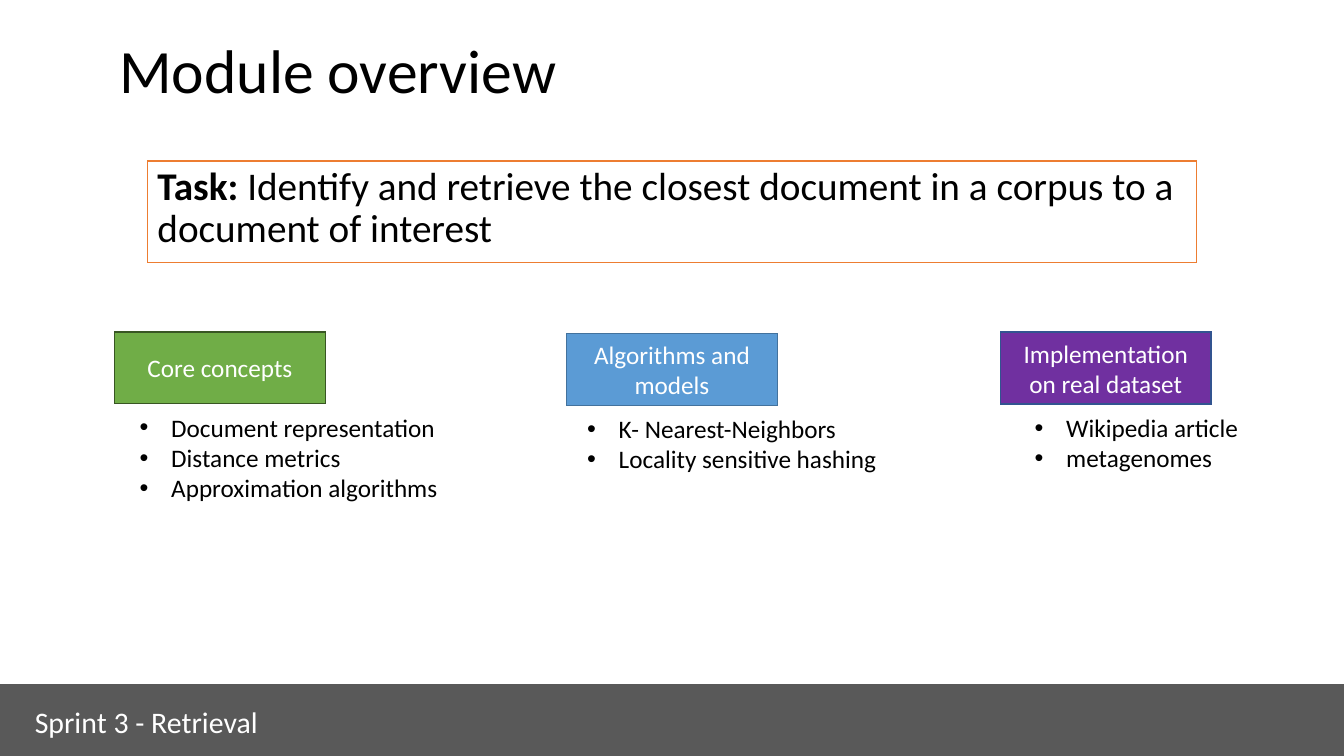
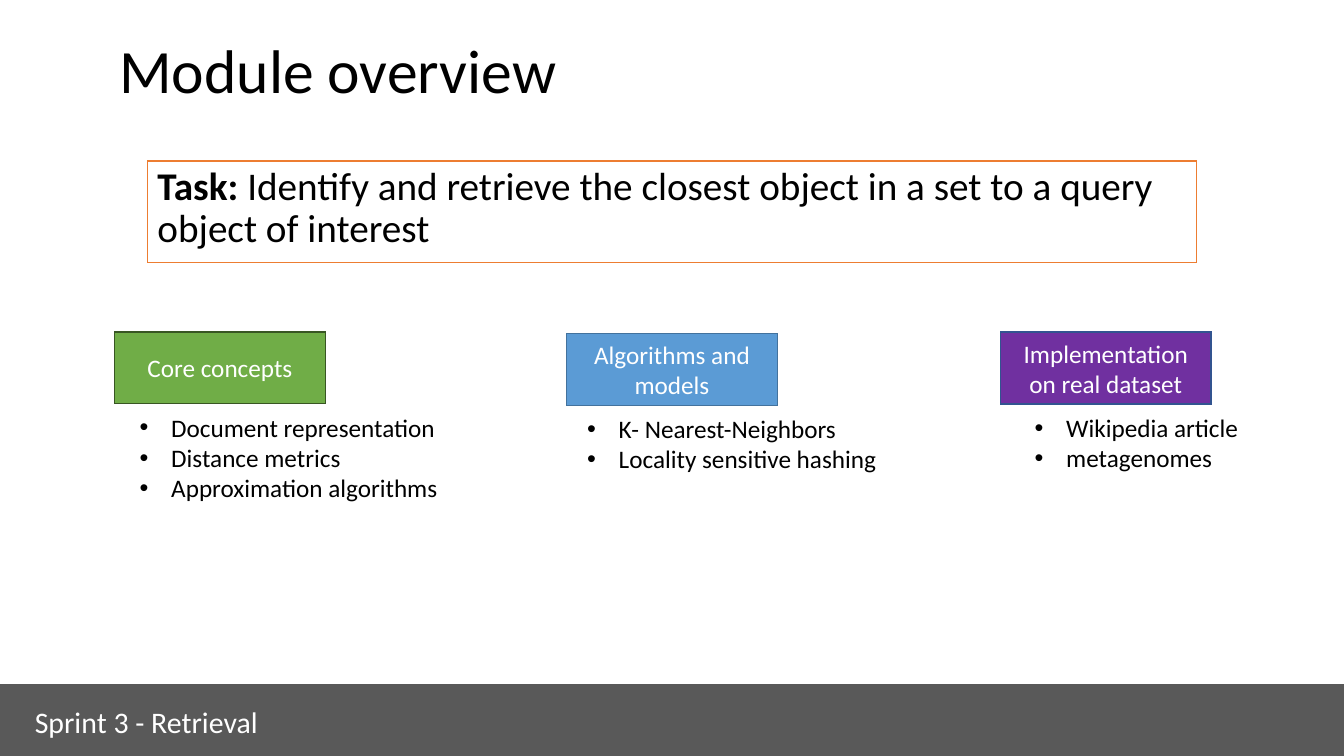
Before and after one commit to ua-dsf/ML_sprint, a slide deck: slide 2 of sprint3_retrieval/module3_retrieval.pptx. Drawn at 1344x756 pixels with LibreOffice and Linux fonts; fonts in the diff are those of the drawing. Boxes give left, top, right and bottom in pixels: in the first picture for what was removed or moved away, otherwise in the second. Text is boxed around its words. In the diff, an @@ line names an element or a change of style, - is before the commit and + after.

```diff
--- a/sprint3_retrieval/module3_retrieval.pptx
+++ b/sprint3_retrieval/module3_retrieval.pptx
@@ text at (157,172,1152,249): text changed @@
-Task: Identify and retrieve the closest document in a corpus to a document of interest
+Task: Identify and retrieve the closest object in a set to a query object of interest
```
Also in this commit, not shown: 1 other file.
